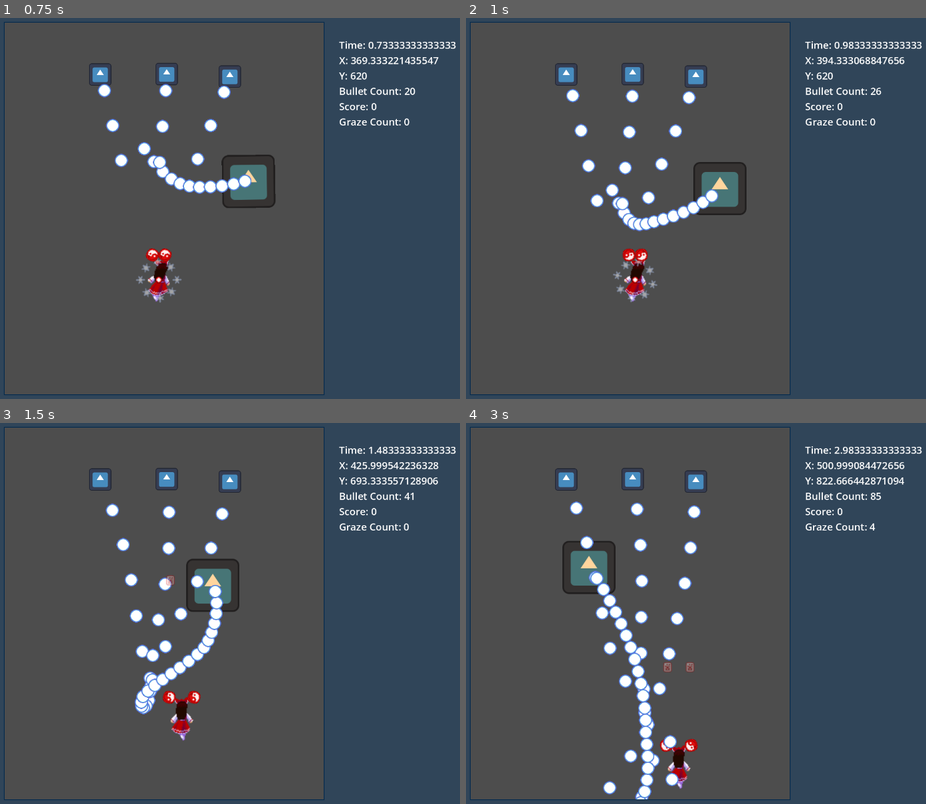
Above: before the commit, frames 1-4 (two rows, left to right).
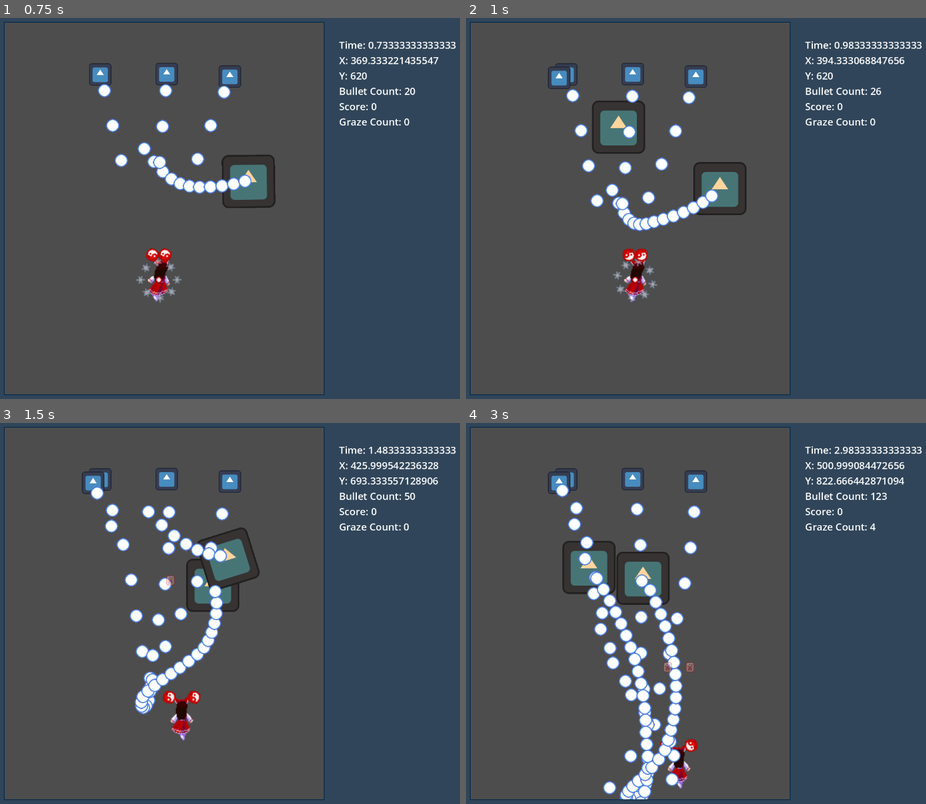
Above: after the commit, the same moments.

Repository: StahlReyn/th-bullet-test
Game: Godot game, scene res://gamestate/gamemain.tscn
The game is run twice, just before and just after one commit, with the same random seed, the same clock (stepped at 60 frames per second) and the same inputs. The engine's default icon, where the game draws it, is replaced by a stand-in: a white triangle on a blue panel in a dark square.
Inputs:
- Up to frame 1 (0.75 s): hold Right (move_right) from 0.53 s (still down); hold Shift (focus) from 0.53 s (still down)
- Up to frame 2 (1 s): keep holding Right (move_right); keep holding Shift (focus)
- Up to frame 3 (1.5 s): release Right (move_right) at 1.28 s; release Shift (focus) at 1.28 s; hold Down (move_down) from 1.28 s (still down); tap Z (shoot) at 1.35 s
- Up to frame 4 (3 s): release Down (move_down) at 2.03 s; hold Right (move_right) 2.03-2.78 s; hold Shift (focus) 2.03-2.78 s; hold Up (move_up) from 2.78 s (still down); tap Z (shoot) at 2.85 s

Frame 1 is identical in both runs. In frame 2, 1.6% of the frame differs, in the area x 17-39%, y 12-36%; in frame 3, 2.0%; in frame 4, 3.7%, in the area x 17-92%, y 12-99%.

Commit message:
stage handler and script

Diff:
--- /dev/null
+++ b/data/stages/stage_test.gd
@@ -0,0 +1,22 @@
+extends StageScript
+
+var cd1 : float = 1.0
+var cd2 : float = 1.0
+
+@onready var enemy1 : PackedScene = preload("res://scripts/character/enemy_test.tscn")
+@onready var enemy2 : PackedScene = preload("res://scripts/character/enemy_test_2.tscn")
+
+func _ready() -> void:
+	super()
+
+func _process(delta: float) -> void:
+	super(delta)
+	cd1 -= delta
+	cd2 -= delta
+	if cd1 <= 0:
+		print("STUFF")
+		spawn_enemy(enemy1, Vector2(randi_range(100,500),randi_range(100,300)))
+		cd1 = 3.0
+	if cd2 <= 0:
+		spawn_enemy(enemy2, Vector2(randi_range(100,500),randi_range(100,300)))
+		cd2 = 7.0
--- a/gamestate/gameview.tscn
+++ b/gamestate/gameview.tscn
@@ -1,11 +1,13 @@
-[gd_scene load_steps=7 format=3 uid="uid://btg4d8khha007"]
+[gd_scene load_steps=9 format=3 uid="uid://btg4d8khha007"]
 
 [ext_resource type="Script" path="res://gamestate/hud/gameview.gd" id="1_dyv06"]
 [ext_resource type="PackedScene" uid="uid://dopo8g5mkyblm" path="res://scripts/character/player.tscn" id="1_u7skv"]
 [ext_resource type="PackedScene" uid="uid://ciofssv5xc11h" path="res://scripts/character/enemy_test.tscn" id="2_4xvup"]
+[ext_resource type="Script" path="res://data/stages/stage_test.gd" id="2_x6fis"]
 [ext_resource type="Script" path="res://scripts/bullet_container.gd" id="4_q2e0v"]
 [ext_resource type="Script" path="res://scripts/effect_container.gd" id="5_fx8wi"]
 [ext_resource type="PackedScene" uid="uid://clrod6py644iu" path="res://scripts/character/enemy_test_2.tscn" id="6_thyhd"]
+[ext_resource type="Script" path="res://gamestate/stage_handler.gd" id="8_e6ddu"]
 
 [node name="Gameview" type="Node2D" groups=["game_view"]]
 script = ExtResource("1_dyv06")
@@ -30,4 +32,8 @@
 
 [node name="EnemyTest2" parent="." instance=ExtResource("6_thyhd")]
 
+[node name="StageHandler" type="Node" parent="."]
+script = ExtResource("8_e6ddu")
+script_stage = ExtResource("2_x6fis")
+
 [connection signal="body_entered" from="Player" to="Player" method="_on_body_entered"]
--- /dev/null
+++ b/gamestate/stage_handler.gd
@@ -0,0 +1,12 @@
+class_name StageHandler
+extends Node
+
+@export var script_stage : GDScript
+var script_stage_inst : Node
+
+func _ready() -> void:
+	script_stage_inst = script_stage.new()
+	add_child(script_stage_inst)
+
+func _process(delta: float) -> void:
+	pass
--- /dev/null
+++ b/gamestate/stage_script.gd
@@ -0,0 +1,20 @@
+class_name StageScript
+extends Node
+
+var time_elapsed : float = 0.0
+
+func _ready() -> void:
+	time_elapsed = 0.0
+
+func _process(delta: float) -> void:
+	time_elapsed += delta
+
+func spawn_enemy(scene : PackedScene, pos : Vector2 = Vector2(0,0)) -> Enemy:
+	var enemy_container = get_enemy_container()
+	var enemy : Enemy = scene.instantiate()
+	enemy.global_position = pos
+	enemy_container.add_child(enemy)
+	return enemy
+
+func get_enemy_container() -> Node:
+	return get_parent().get_parent()
